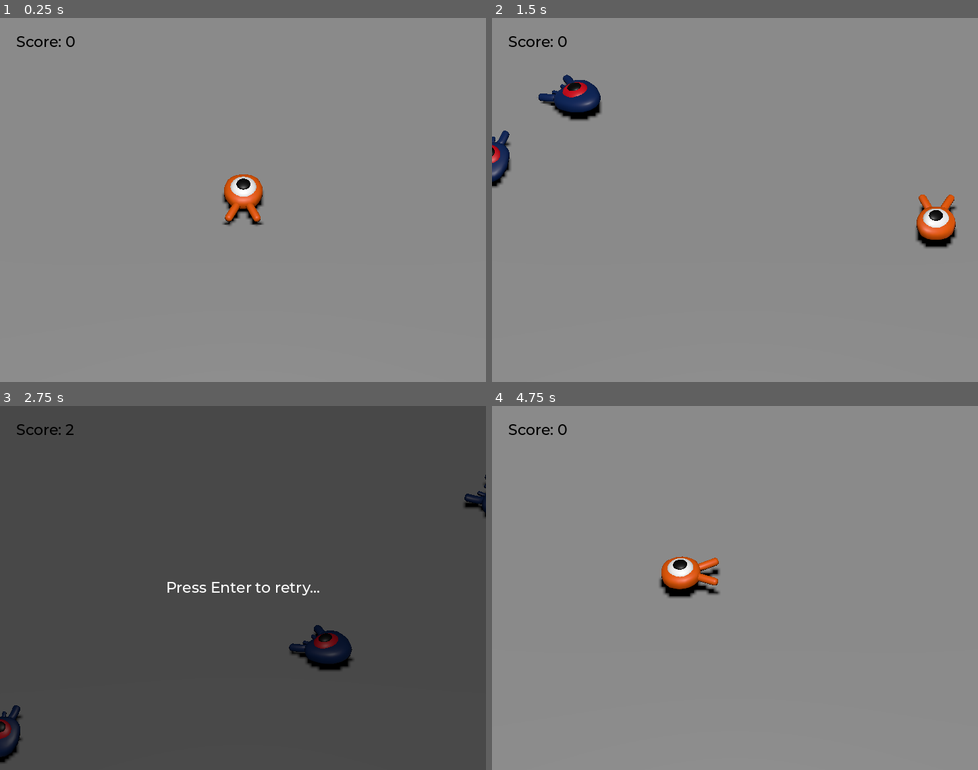
Above: before the commit, frames 1-4 (two rows, left to right).
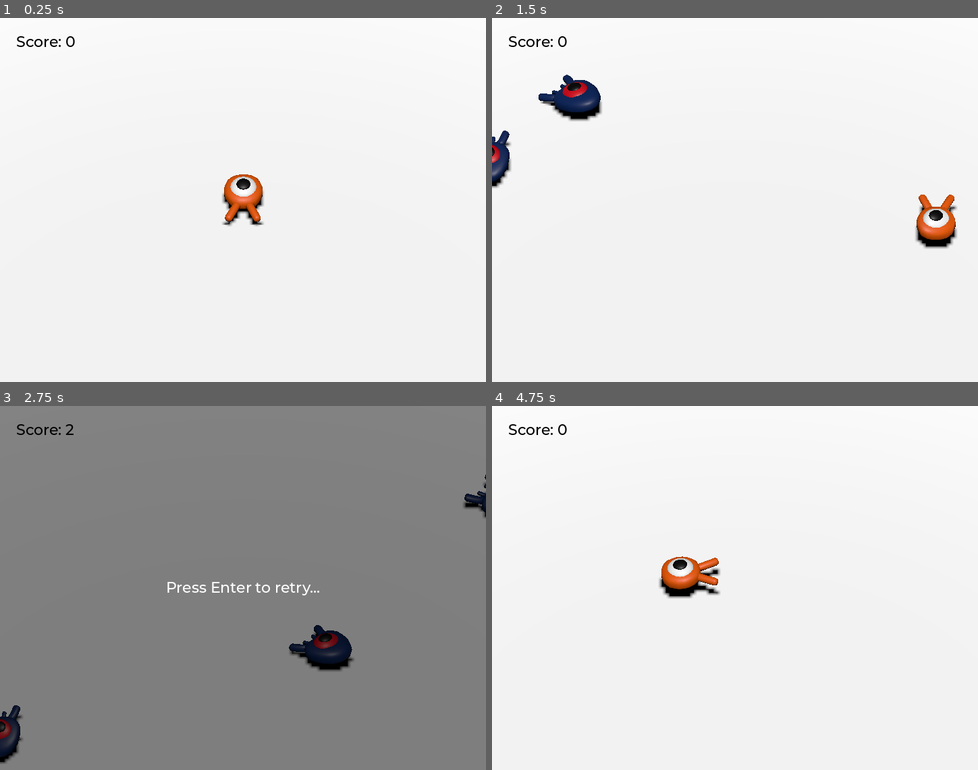
Above: after the commit, the same moments.

Repository: davidgd72k/GodotGame3D
Game: Godot game, scene res://scenes/main.tscn
The game is run twice, just before and just after one commit, with the same random seed, the same clock (stepped at 60 frames per second) and the same inputs.
Inputs:
- Up to frame 1 (0.25 s): no input
- Up to frame 2 (1.5 s): tap Enter (ui_accept) at 0.5 s; hold D (move_right) 0.53-1.28 s; tap Space (jump) at 0.77 s; hold S (move_back) from 1.28 s (still down)
- Up to frame 3 (2.75 s): tap Space (jump) at 1.52 s; release S (move_back) at 2.03 s; hold D (move_right) from 2.03 s (still down)
- Up to frame 4 (4.75 s): tap Enter (ui_accept) at 2.75 s; release D (move_right) at 2.78 s; hold W (move_forward) 2.78-3.53 s; tap Space (jump) at 3.02, 3.77, 4.52 s; hold A (move_left) from 3.53 s (still down)

The runs differ from the first frame. In frame 1, 99% of the frame differs, in the area x 0-100%, y 0-100%; in frame 2, 98%; in frame 3, 98%; in frame 4, 99%.

Commit message:
Pequeños retoques gráficos de la escena.

Diff:
--- a/scenes/main.tscn
+++ b/scenes/main.tscn
@@ -9,7 +9,10 @@
 [sub_resource type="BoxShape3D" id="BoxShape3D_jotwp"]
 size = Vector3(60, 2, 60)
 
+[sub_resource type="StandardMaterial3D" id="StandardMaterial3D_2w2ob"]
+
 [sub_resource type="BoxMesh" id="BoxMesh_qi2q5"]
+material = SubResource("StandardMaterial3D_2w2ob")
 size = Vector3(60, 2, 60)
 
 [sub_resource type="StandardMaterial3D" id="StandardMaterial3D_ifpko"]
Not shown: 1 places in scenes/main.tscn that only renumber resources
Not shown, changed: README.md
